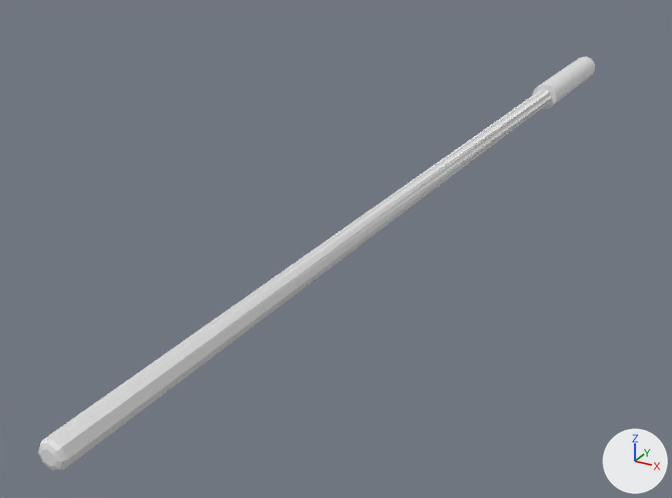
An edit to the Blender file Models/TLN_VadersSaberHilt_Mesh.blend, drawn before and after from the same camera.
One viewpoint serves both versions: a 50 mm camera at (0.377, -1.397, 0.342) aimed at (-0.087, -0.554, -0.079). The lights are fixed; the arrows at lower right show +X, +Y and +Z. The same objects are shown in both versions, whatever each file hides.

In view in the first picture: 'TLN_Vader_Lightsaber_Blade_Mesh', 'TLN_Vader_Lightsaber_Hilt_Mesh'.
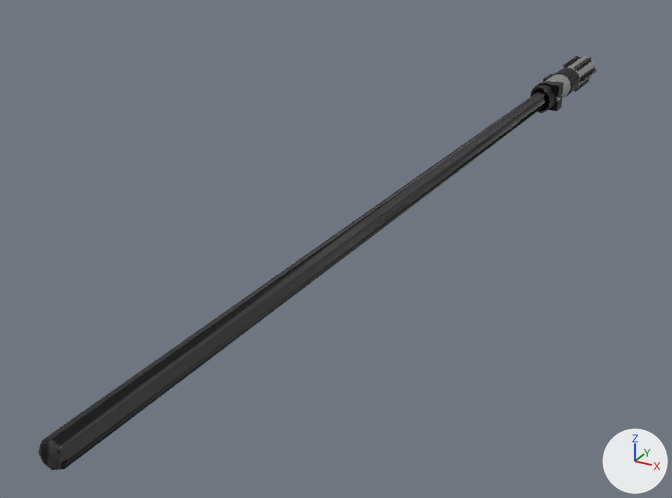
Scene script edits in JSON lines:
```json
{"op": "add", "block": "img_vaderssaberhilt_nm_dds", "code": ["img_vaderssaberhilt_nm_dds = load_image('VadersSaberHilt_NM.dds', '../RedLightsaber/Generated/Public/Shared/Assets/Weapons/Humans/WPN_TLN_Lightsaber/Vader/VadersSaberHilt_NM.dds', 1024, 1024, 'sRGB')"]}
{"op": "add", "block": "img_vaderssaberhilt_pm_dds", "code": ["img_vaderssaberhilt_pm_dds = load_image('VadersSaberHilt_PM.dds', '../RedLightsaber/Generated/Public/Shared/Assets/Weapons/Humans/WPN_TLN_Lightsaber/Vader/VadersSaberHilt_PM.dds', 1024, 1024, 'sRGB')"]}
{"op": "add", "block": "img_vaderssaberhilt_bm_dds", "code": ["img_vaderssaberhilt_bm_dds = load_image('VadersSaberHilt_BM.dds', '../RedLightsaber/Generated/Public/Shared/Assets/Weapons/Humans/WPN_TLN_Lightsaber/Vader/VadersSaberHilt_BM.dds', 1024, 1024, 'sRGB')"]}
{"op": "add", "block": "mat_material", "code": ["mat_material = bpy.data.materials.new('Material')", "# uses the picture img_vaderssaberhilt_bm_dds", "# uses the picture img_vaderssaberhilt_nm_dds", "# uses the picture img_vaderssaberhilt_pm_dds"]}
{"block": "me_tln_vader_lightsaber_blade_mesh", "where": "me_tln_vader_lightsaber_blade_mesh.from_pydata(...)  # 33 vertices, 57 faces; spans x -0.011..0.011, y -1.072..-0.069, z -0.011..0.011"}
{"op": "add", "block": "me_tln_vader_lightsaber_blade_mesh", "code": "me_tln_vader_lightsaber_blade_mesh.materials.append(mat_material)"}
{"block": "me_tln_vader_lightsaber_hilt_mesh", "where": "# used by ob_tln_vader_lightsaber_hilt_mesh; location = (0.0, 0.0, 0.0)"}
{"op": "remove", "block": "me_tln_vader_lightsaber_hilt_mesh", "code": "me_tln_vader_lightsaber_hilt_mesh.from_pydata(...)  # 416 vertices, 386 faces; spans x -0.018..0.018, y -0.083..0.137, z -0.018..0.018"}
{"op": "add", "block": "me_tln_vader_lightsaber_hilt_mesh", "code": "me_tln_vader_lightsaber_hilt_mesh.from_pydata(...)  # 1468 vertices, 1302 faces; spans x -0.028..0.024, y -0.116..0.137, z -0.021..0.021"}
{"block": "me_tln_vader_lightsaber_hilt_mesh", "change": "me_tln_vader_lightsaber_hilt_mesh part 1: 688 vertices added at x -0.02..0.024, y -0.116..-0.06, z -0.02..0.02"}
{"block": "me_tln_vader_lightsaber_hilt_mesh", "change": "me_tln_vader_lightsaber_hilt_mesh part 2: 364 vertices added at x -0.028..0.023, y -0.007..0.128, z -0.021..0.021"}
{"block": "me_tln_vader_lightsaber_hilt_mesh", "change": "me_tln_vader_lightsaber_hilt_mesh part 3: 386 faces spanning x -0.018..0.018, y -0.083..0.137, z -0.018..0.018 switch from no material to mat_material"}
```

What differs and where, as boxes (x1, y1, x2, y2) in the pictures (672 x 498 px):
```json
{"object": "TLN_Vader_Lightsaber_Blade_Mesh", "change": "recoloured", "before": [38, 89, 552, 470], "after": [38, 89, 552, 470], "on screen": "white to black"}
{"object": "TLN_Vader_Lightsaber_Hilt_Mesh", "change": "reshaped", "before": [532, 57, 595, 109], "after": [530, 55, 597, 113], "on screen": "6% wider, 11% taller"}
{"part": 1, "of": "me_tln_vader_lightsaber_hilt_mesh", "change": "added", "after": [530, 81, 565, 113], "on screen": "black"}
{"part": 2, "of": "me_tln_vader_lightsaber_hilt_mesh", "change": "added", "after": [543, 55, 597, 97], "on screen": "black"}
{"part": 3, "of": "me_tln_vader_lightsaber_hilt_mesh", "change": "recoloured", "before": [532, 57, 595, 109], "after": [534, 57, 595, 107], "on screen": "white to grey"}
```
